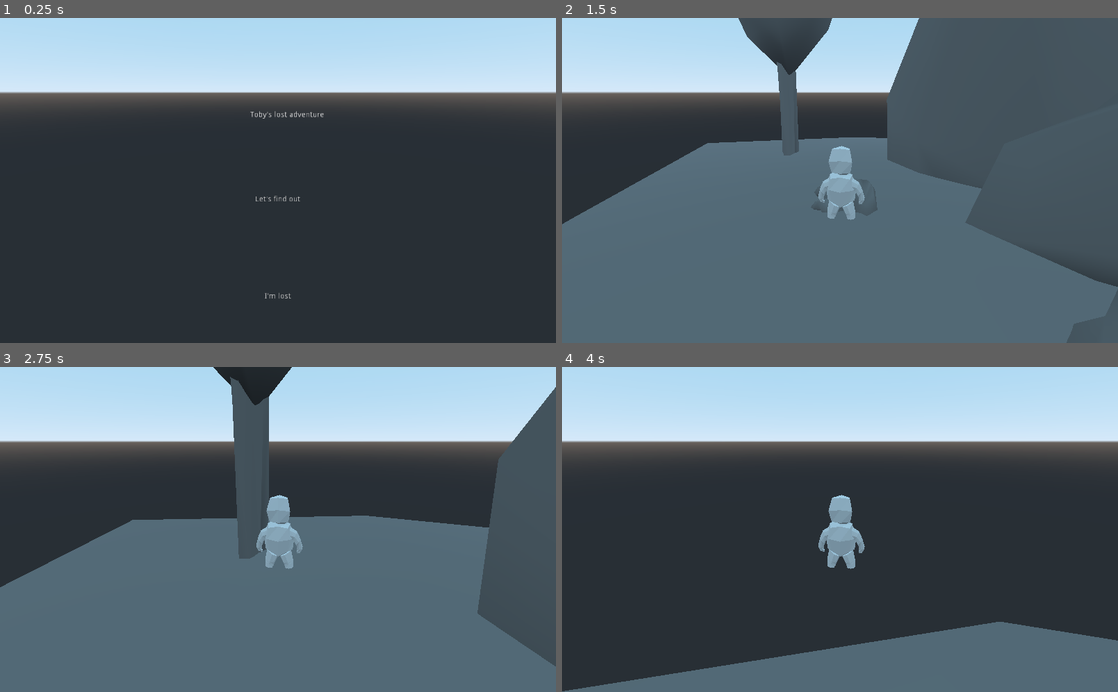
Above: before the commit, frames 1-4 (two rows, left to right).
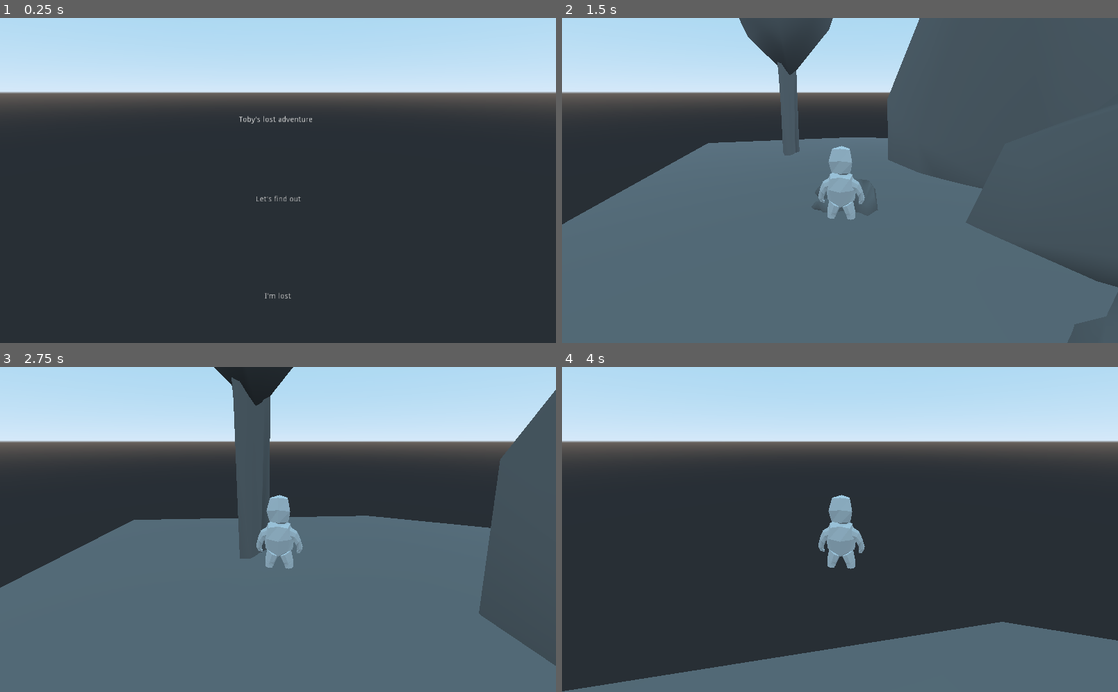
Above: after the commit, the same moments.

Repository: freskoulix/ggj-2021
Game: Godot game, scene res://scenes/RootScene.tscn
Two runs of this game, one before a commit and one after it. Both use one fixed random seed, a clock stepped at 60 frames per second and the inputs below.
Inputs (mouse positions are in pixels of both pictures, inside the frame that each line leads up to):
- Up to frame 1 (0.25 s): no input
- Up to frame 2 (1.5 s): click "Let's find out" at 0.5 s; tap Enter at 1.25 s; move the mouse to (867, 180) at 1.27 s; hold W from 1.28 s (still down)
- Up to frame 3 (2.75 s): keep holding W; move the mouse to (250, 529) at 2.02 s
- Up to frame 4 (4 s): keep holding W; move the mouse to (851, 523) at 2.77 s; move the mouse to (834, 536) at 3.52 s

The runs differ from the first frame. In frame 1, 0.2% of the frame differs, in the area x 43-59%, y 28-57%; in frame 2, 0.2%; in frame 3, 0.5%, in the area x 0-100%, y 0-93%; in frame 4, less than 0.1%.

Commit message:
fixed the aligment
you need to enable Bb_code and then anchor it left and right and add the attribute center, its like html tags.

Diff:
--- a/scenes/MainMenu.tscn
+++ b/scenes/MainMenu.tscn
@@ -13,13 +13,17 @@
 }
 
 [node name="RichTextLabel" type="RichTextLabel" parent="."]
-anchor_left = 0.45
-anchor_top = 0.286
-anchor_right = 0.595
-anchor_bottom = 0.322
+anchor_left = 0.011
+anchor_top = 0.302
+anchor_right = 1.0
+anchor_bottom = 0.338
+margin_left = 17.32
+margin_top = -0.200012
+margin_right = -35.952
+margin_bottom = 0.199982
 custom_fonts/mono_font = SubResource( 1 )
 bbcode_enabled = true
-bbcode_text = "[color=white][b]Toby's lost adventure[/b][/color]"
+bbcode_text = "[center]Toby's lost adventure[/center]"
 text = "Toby's lost adventure"
 __meta__ = {
 "_edit_use_anchors_": false
@@ -29,6 +33,8 @@
 anchor_top = 0.488
 anchor_right = 1.0
 anchor_bottom = 0.631
+margin_left = 1.0
+margin_right = 1.0
 margin_bottom = -0.799957
 text = "Let's find out"
 flat = true
@@ -38,11 +44,10 @@
 }
 
 [node name="Exit" type="Button" parent="."]
-anchor_top = 1.0
+anchor_top = 0.786
 anchor_right = 1.0
-anchor_bottom = 1.0
-margin_top = -128.4
-margin_bottom = -43.4
+anchor_bottom = 0.928
+margin_bottom = -0.200073
 text = "I'm lost"
 flat = true
 script = ExtResource( 2 )
